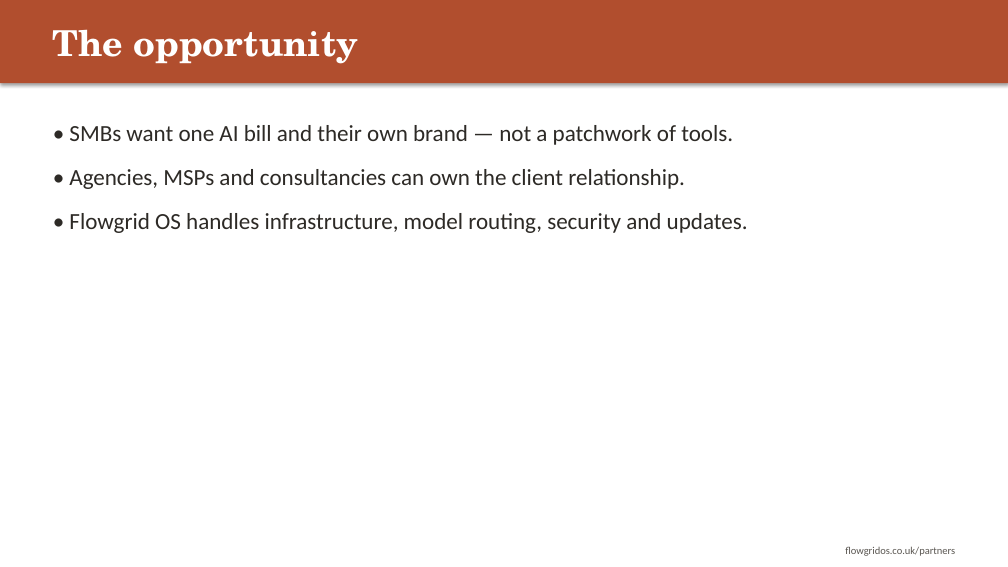
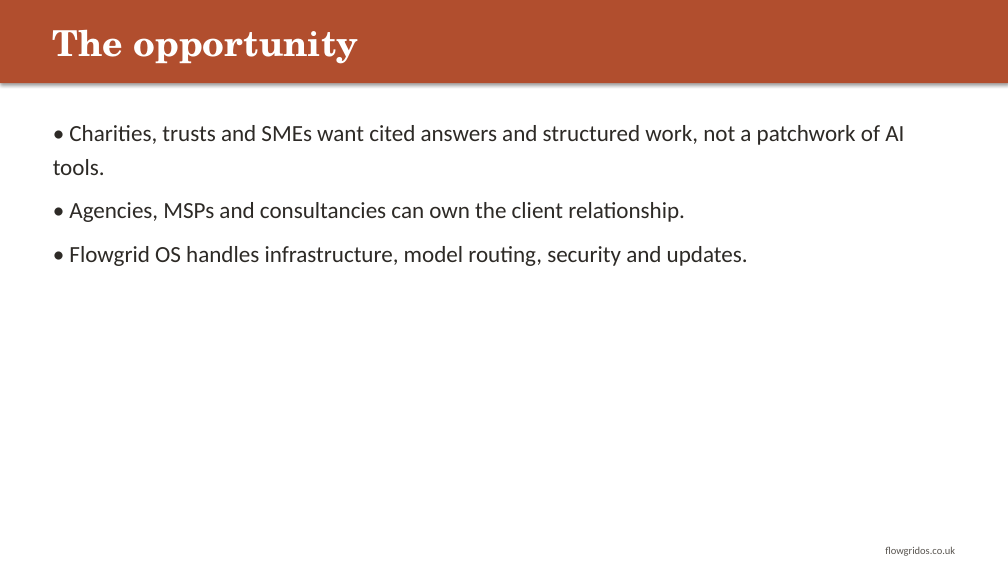
Before and after one commit to CliveStruv56/operations-engine, a slide deck: slide 2 of docs/flowgrid-os-partner-deck.pptx. Drawn at 1008x567 pixels with LibreOffice and Linux fonts; fonts in the diff are those of the drawing. Boxes give left, top, right and bottom in pixels: in the first picture for what was removed or moved away, otherwise in the second. Text is boxed around its words. In the diff, an @@ line names an element or a change of style, - is before the commit and + after.

```diff
--- a/docs/flowgrid-os-partner-deck.pptx
+++ b/docs/flowgrid-os-partner-deck.pptx
@@ text at (x1=53, y1=125, x2=904, y2=175): text changed @@
-• SMBs want one AI bill and their own brand — not a patchwork of tools.
+• Charities, trusts and SMEs want cited answers and structured work, not a patchwork of AI tools.
@@ text at (x1=885, y1=546, x2=955, y2=556): text changed @@
-flowgridos.co.uk/partners
+flowgridos.co.uk
```
Also in this commit, not shown: 5 other slides changed, 1 slide removed, 6 other files.
